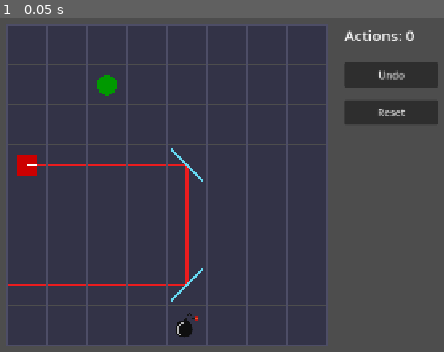
Above: before the commit, frame 1.
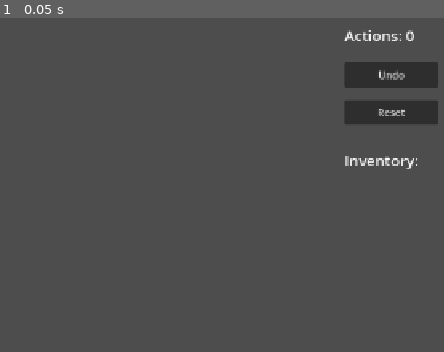
Above: after the commit, the same moment.

Repository: Tortiz-CSUF/laser-mirror-puzzle
Game: Godot game, scene res://Scenes/game_board.tscn
Two runs of this game, one before a commit and one after it. Both use one fixed random seed, a clock stepped at 60 frames per second and the inputs below.
Inputs:
- Up to frame 1 (0.05 s): no input

The runs differ from the first frame. In frame 1, 69% of the frame differs, in the area x 1-94%, y 1-99%.
Error after the commit: Parse Error: Expected indented block after function declaration. (res://Scripts/game_board.gd:573)

Commit message:
laser-mirror-puzzle-Interim_2

Diff:
--- a/Scenes/game_board.tscn
+++ b/Scenes/game_board.tscn
@@ -89,3 +89,17 @@
 offset_bottom = 170.0
 theme_override_font_sizes/font_size = 20
 text = "Retry"
+
+[node name="InventroyLabel" type="Label" parent="UI" unique_id=1783956081]
+offset_left = 700.0
+offset_top = 240.0
+offset_right = 900.0
+offset_bottom = 270.0
+theme_override_font_sizes/font_size = 24
+text = "Inventory:"
+
+[node name="InventroyBar" type="HBoxContainer" parent="UI" unique_id=85179603]
+offset_left = 700.0
+offset_top = 280.0
+offset_right = 950.0
+offset_bottom = 350.0
--- a/Scripts/game_board.gd
+++ b/Scripts/game_board.gd
@@ -549,3 +549,34 @@
 
 func _on_menu():
 	pass 			#will use when level menu built
+
+
+## Inventory System
+func _build_inventory_ui():
+	var bar := $UI/InventroyBar
+	for child in bar.get_children():
+		child.queue_free()
+
+	$UI/InventroyLabel.visible = inventory.size() > 0
+
+	for i in range(inventory.size()):
+		var btn := Button.new()
+		btn.custom_minimum_size = Vector2(60, 60)
+		btn.text = _piece_short_name(inventory[i])
+		var idx := i
+		btn.pressed.connect(func(): _select_inventory(idx))
+		bar.add_child(btn)
+
+	_highlight_selected()
+
+
+func _piece_short_name(data: Dictionary) -> String:
+
+
+
+
+func _select_inventory(index: int):
+
+
+
+func _highlight_selected():
